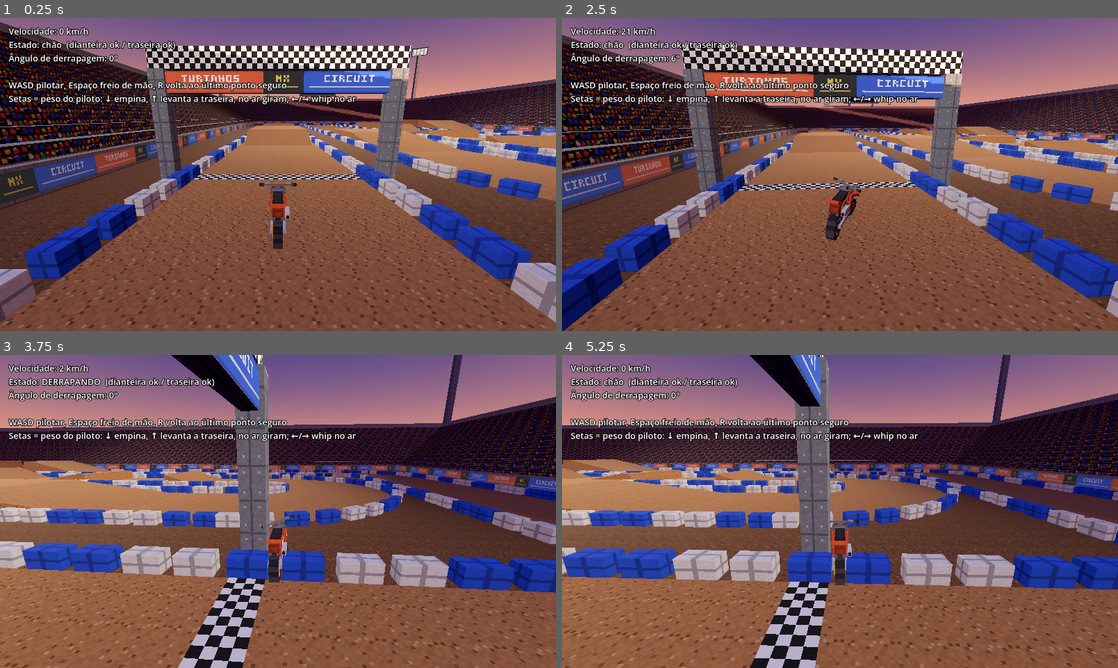
Above: before the commit, frames 1-4 (two rows, left to right).
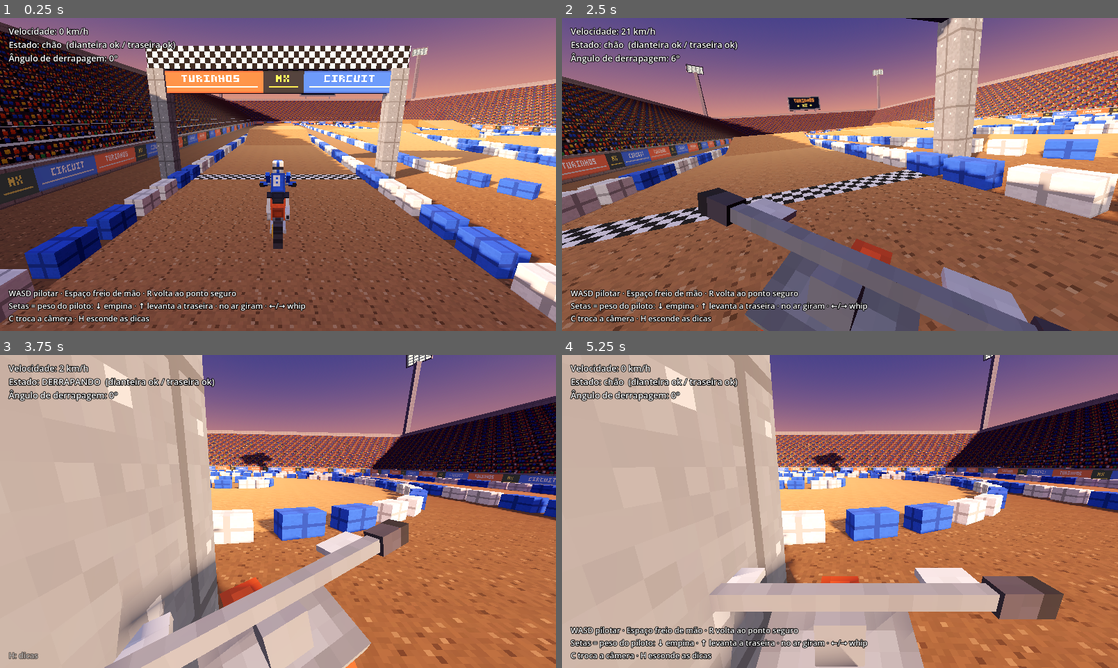
Above: after the commit, the same moments.

Repository: carvguilherme8/turinhos_circuit
Game: Godot game, scene res://scenes/tracks/stadium_circuit.tscn
Two runs of this game, one before a commit and one after it. Both use one fixed random seed, a clock stepped at 60 frames per second and the inputs below.
Inputs:
- Up to frame 1 (0.25 s): no input
- Up to frame 2 (2.5 s): hold D (direita) 0.53-1.28 s; hold H (alternar_dicas, bound only after the commit) 0.53-1.28 s; tap C (trocar_camera, bound only after the commit) at 0.8, 1.35, 2.3 s; hold Down (inclinar_tras) 1.28-2.03 s; tap H (alternar_dicas, bound only after the commit) at 1.55 s; tap Enter at 2 s; hold D (direita) from 2.03 s (still down); hold W (acelerar) from 2.03 s (still down)
- Up to frame 3 (3.75 s): release D (direita) at 2.78 s; release W (acelerar) at 2.78 s; hold Up (inclinar_frente) 2.78-3.53 s; tap S (frear) at 2.85 s; tap H (alternar_dicas, bound only after the commit) at 3.05 s; hold A (esquerda) from 3.53 s (still down); hold Space (freio_mao) from 3.53 s (still down)
- Up to frame 4 (5.25 s): tap C (trocar_camera, bound only after the commit) at 3.8 s; release Space (freio_mao) at 4.28 s; tap H (alternar_dicas, bound only after the commit) at 4.35 s; release A (esquerda) at 5.03 s; hold Down (inclinar_tras) from 5.03 s (still down); hold C (trocar_camera, bound only after the commit) from 5.03 s (still down)

The runs differ from the first frame. In frame 1, 26% of the frame differs, in the area x 1-100%, y 8-98%; in frame 2, 73%; in frame 3, 91%, in the area x 0-100%, y 0-100%; in frame 4, 90%.

Commit message:
feat: piloto voxel, câmera do guidão e dicas que podem ser escondidas
- Piloto voxel (tools/gen_rider.py, Blockbench + glb) em posição de ataque;
  o tronco inclina com o peso do piloto e acompanha inclinação e wheelie
- C (Back no controle) troca entre a câmera de perseguição e a do guidão;
  na do guidão o piloto some e só o guidão aparece girando
- H (direcional ↑) esconde/mostra as dicas de controle; a escolha fica salva
- gen_motocross aceita outros grupos (reutilizado pelo piloto)
- fix: sol das pistas apontava para cima (rotação gravada por colunas no .tscn,
  que usa linhas); agora ilumina o chão

Diff:
--- a/scenes/bike/bike.tscn
+++ b/scenes/bike/bike.tscn
@@ -1,8 +1,9 @@
-[gd_scene load_steps=7 format=3]
+[gd_scene load_steps=8 format=3]
 
 [ext_resource type="Script" path="res://scripts/bike/bike.gd" id="1_bike"]
 [ext_resource type="Resource" path="res://scenes/bike/stats/default_bike_stats.tres" id="2_stats"]
 [ext_resource type="PackedScene" path="res://assets/models/bikes/motocross/motocross.glb" id="3_model"]
+[ext_resource type="PackedScene" path="res://assets/models/riders/rider/rider.glb" id="4_rider"]
 
 [sub_resource type="PhysicsMaterial" id="PhysicsMaterial_body"]
 friction = 0.3
@@ -14,7 +15,7 @@
 [sub_resource type="BoxShape3D" id="BoxShape3D_body"]
 size = Vector3(0.5, 0.51, 1.2)
 
-[node name="Bike" type="RigidBody3D" node_paths=PackedStringArray("front_wheel", "rear_wheel", "steering", "fork_slider", "swingarm")]
+[node name="Bike" type="RigidBody3D" node_paths=PackedStringArray("front_wheel", "rear_wheel", "steering", "fork_slider", "swingarm", "rider", "rider_upper", "first_person_camera")]
 mass = 150.0
 physics_material_override = SubResource("PhysicsMaterial_body")
 gravity_scale = 1.6
@@ -27,6 +28,9 @@
 steering = NodePath("Visual/Model/motocross/fork")
 fork_slider = NodePath("Visual/Model/motocross/fork/fork_lower")
 swingarm = NodePath("Visual/Model/motocross/swingarm")
+rider = NodePath("Visual/Rider")
+rider_upper = NodePath("Visual/Rider/rider/upper")
+first_person_camera = NodePath("Visual/FirstPersonCamera")
 
 [node name="EngineShape" type="CollisionShape3D" parent="."]
 transform = Transform3D(1, 0, 0, 0, 0, 1, 0, -1, 0, 0, -0.15, 0)
@@ -48,3 +52,11 @@
 transform = Transform3D(1, 0, 0, 0, 1, 0, 0, 0, 1, 0, -0.69, 0)
 
 [node name="Model" parent="Visual" instance=ExtResource("3_model")]
+
+[node name="Rider" parent="Visual" instance=ExtResource("4_rider")]
+
+[node name="FirstPersonCamera" type="Camera3D" parent="Visual"]
+transform = Transform3D(1, 0, 0, 0, 0.970296, 0.241922, 0, -0.241922, 0.970296, 0, 1.62, 0.02)
+fov = 80.0
+near = 0.03
+far = 600.0
--- a/scenes/tracks/playground.tscn
+++ b/scenes/tracks/playground.tscn
@@ -1,10 +1,12 @@
-[gd_scene load_steps=14 format=3]
+[gd_scene load_steps=16 format=3]
 
 [ext_resource type="Script" path="res://scripts/tracks/ramp.gd" id="1_ramp"]
 [ext_resource type="PackedScene" path="res://scenes/bike/bike.tscn" id="2_bike"]
 [ext_resource type="Script" path="res://scripts/camera/chase_camera.gd" id="3_camera"]
 [ext_resource type="Script" path="res://scripts/ui/debug_hud.gd" id="4_hud"]
 [ext_resource type="Script" path="res://scripts/ui/landing_popup.gd" id="5_popup"]
+[ext_resource type="Script" path="res://scripts/ui/control_hints.gd" id="6_hints"]
+[ext_resource type="Script" path="res://scripts/camera/camera_switcher.gd" id="7_switcher"]
 
 [sub_resource type="ProceduralSkyMaterial" id="SkyMat"]
 sky_top_color = Color(0.29, 0.56, 0.85, 1)
@@ -54,7 +56,7 @@
 environment = SubResource("Env")
 
 [node name="Sun" type="DirectionalLight3D" parent="."]
-transform = Transform3D(0.866025, 0.000000, 0.500000, 0.383022, 0.642788, -0.663414, -0.321394, 0.766044, 0.556670, 0, 10, 0)
+transform = Transform3D(0.866025, 0.383022, -0.321394, 0.000000, 0.642788, 0.766044, 0.500000, -0.663414, 0.556670, 0, 10, 0)
 shadow_enabled = true
 
 [node name="Ground" type="StaticBody3D" parent="."]
@@ -236,3 +238,22 @@
 theme_override_font_sizes/font_size = 44
 script = ExtResource("5_popup")
 bike = NodePath("../../Bike")
+
+[node name="ControlHints" type="Label" parent="HUD"]
+anchor_top = 1.0
+anchor_bottom = 1.0
+offset_left = 20.0
+offset_top = -96.0
+offset_right = 1000.0
+offset_bottom = -16.0
+grow_vertical = 0
+vertical_alignment = 2
+theme_override_colors/font_outline_color = Color(0, 0, 0, 1)
+theme_override_constants/outline_size = 6
+theme_override_font_sizes/font_size = 18
+script = ExtResource("6_hints")
+
+[node name="CameraSwitcher" type="Node" parent="." node_paths=PackedStringArray("bike", "chase_camera")]
+script = ExtResource("7_switcher")
+bike = NodePath("../Bike")
+chase_camera = NodePath("../ChaseCamera")
--- a/scenes/tracks/stadium_circuit.tscn
+++ b/scenes/tracks/stadium_circuit.tscn
@@ -17,6 +17,8 @@
 [ext_resource type="Material" path="res://assets/materials/stadium/checker.tres" id="checker"]
 [ext_resource type="Material" path="res://assets/materials/stadium/metal.tres" id="metal"]
 [ext_resource type="Material" path="res://assets/materials/stadium/light_panel.tres" id="light_panel"]
+[ext_resource type="Script" path="res://scripts/ui/control_hints.gd" id="hints"]
+[ext_resource type="Script" path="res://scripts/camera/camera_switcher.gd" id="switcher"]
 
 [sub_resource type="ProceduralSkyMaterial" id="SkyMat"]
 sky_top_color = Color(0.16, 0.18, 0.42, 1)
@@ -44,7 +46,7 @@
 environment = SubResource("Env")
 
 [node name="Sun" type="DirectionalLight3D" parent="."]
-transform = Transform3D(0.5, 0, 0.866, 0.2676, 0.9511, -0.1545, -0.8236, 0.309, 0.4755, 0, 30, 0)
+transform = Transform3D(0.5, 0.2676, -0.8236, 0, 0.9511, 0.309, 0.866, -0.1545, 0.4755, 0, 30, 0)
 light_color = Color(1, 0.74, 0.52, 1)
 shadow_enabled = true
 directional_shadow_max_distance = 140.0
@@ -267,7 +269,7 @@
 offset_left = 20.0
 offset_top = 16.0
 offset_right = 620.0
-offset_bottom = 160.0
+offset_bottom = 100.0
 theme_override_colors/font_outline_color = Color(0, 0, 0, 1)
 theme_override_constants/outline_size = 6
 theme_override_font_sizes/font_size = 20
@@ -284,3 +286,22 @@
 theme_override_font_sizes/font_size = 44
 script = ExtResource("popup")
 bike = NodePath("../../Bike")
+
+[node name="ControlHints" type="Label" parent="HUD"]
+anchor_top = 1.0
+anchor_bottom = 1.0
+offset_left = 20.0
+offset_top = -96.0
+offset_right = 1000.0
+offset_bottom = -16.0
+grow_vertical = 0
+vertical_alignment = 2
+theme_override_colors/font_outline_color = Color(0, 0, 0, 1)
+theme_override_constants/outline_size = 6
+theme_override_font_sizes/font_size = 18
+script = ExtResource("hints")
+
+[node name="CameraSwitcher" type="Node" parent="." node_paths=PackedStringArray("bike", "chase_camera")]
+script = ExtResource("switcher")
+bike = NodePath("../Bike")
+chase_camera = NodePath("../ChaseCamera")
--- a/scripts/bike/bike.gd
+++ b/scripts/bike/bike.gd
@@ -34,6 +34,13 @@
 @export var fork_rake_degrees: float = 22.5
 @export var handlebar_angle_low_speed: float = 30.0
 @export var handlebar_angle_high_speed: float = 10.0
+## Piloto (some na câmera do guidão) e a parte de cima dele, que inclina com o peso.
+@export var rider: Node3D
+@export var rider_upper: Node3D
+## Inclinação do tronco do piloto com o peso todo para frente/trás.
+@export var rider_lean_degrees: float = 12.0
+## Câmera em cima do guidão (primeira pessoa).
+@export var first_person_camera: Camera3D
 
 ## Velocidade para frente (m/s), negativa em ré. Atualizada a cada passo de física.
 var forward_speed: float = 0.0
@@ -490,6 +497,10 @@
 	var rear_travel := clampf(_rear_wheel_y - _rear_wheel_rest_y, -0.3, 0.4)
 	swingarm.rotation.x = -asin(clampf(rear_travel / _swingarm_length, -0.9, 0.9))
 
+	if rider_upper:
+		var lean_back := _rider_pitch * deg_to_rad(rider_lean_degrees)
+		rider_upper.rotation.x = lerp_angle(rider_upper.rotation.x, lean_back, clampf(10.0 * delta, 0.0, 1.0))
+
 	var spin := -forward_speed / stats.wheel_radius * delta
 	front_wheel.rotate_x(spin)
 	rear_wheel.rotate_x(spin)
--- /dev/null
+++ b/scripts/camera/camera_switcher.gd
@@ -0,0 +1,30 @@
+extends Node
+## Alterna entre a câmera de perseguição e a câmera do guidão (ação "trocar_camera").
+## Na câmera do guidão o piloto fica escondido e só o guidão aparece girando.
+
+@export var bike: Bike
+@export var chase_camera: Camera3D
+
+var first_person: bool = false
+
+
+func _ready() -> void:
+	_apply()
+
+
+func _unhandled_input(event: InputEvent) -> void:
+	if event.is_action_pressed("trocar_camera"):
+		first_person = not first_person
+		_apply()
+		get_viewport().set_input_as_handled()
+
+
+func _apply() -> void:
+	if bike == null or bike.first_person_camera == null:
+		return
+	if first_person:
+		bike.first_person_camera.make_current()
+	elif chase_camera:
+		chase_camera.make_current()
+	if bike.rider:
+		bike.rider.visible = not first_person
--- a/scripts/core/game_input.gd
+++ b/scripts/core/game_input.gd
@@ -14,11 +14,15 @@
 	"inclinar_direita": [KEY_RIGHT],
 	"freio_mao": [KEY_SPACE],
 	"resetar_moto": [KEY_R],
+	"trocar_camera": [KEY_C],
+	"alternar_dicas": [KEY_H],
 	"pausar": [KEY_ESCAPE],
 }
 
 const PAD_BUTTONS := {
 	"freio_mao": JOY_BUTTON_A,
+	"trocar_camera": JOY_BUTTON_BACK,
+	"alternar_dicas": JOY_BUTTON_DPAD_UP,
 	"resetar_moto": JOY_BUTTON_Y,
 	"pausar": JOY_BUTTON_START,
 }
--- /dev/null
+++ b/scripts/ui/control_hints.gd
@@ -0,0 +1,38 @@
+extends Label
+## Dicas de controle no canto da tela. A ação "alternar_dicas" (H / direcional ↑) esconde ou
+## mostra; a escolha fica salva em user://settings.cfg para a próxima vez.
+
+const SETTINGS_PATH := "user://settings.cfg"
+const HINTS := """WASD pilotar · Espaço freio de mão · R volta ao ponto seguro
+Setas = peso do piloto: ↓ empina · ↑ levanta a traseira · no ar giram · ←/→ whip
+C troca a câmera · H esconde as dicas"""
+const COLLAPSED := "H: dicas"
+
+var _visible_hints: bool = true
+
+
+func _ready() -> void:
+	var config := ConfigFile.new()
+	if config.load(SETTINGS_PATH) == OK:
+		_visible_hints = bool(config.get_value("hud", "control_hints", true))
+	_apply()
+
+
+func _unhandled_input(event: InputEvent) -> void:
+	if event.is_action_pressed("alternar_dicas"):
+		_visible_hints = not _visible_hints
+		_apply()
+		_save()
+		get_viewport().set_input_as_handled()
+
+
+func _apply() -> void:
+	text = HINTS if _visible_hints else COLLAPSED
+	modulate.a = 1.0 if _visible_hints else 0.55
+
+
+func _save() -> void:
+	var config := ConfigFile.new()
+	config.load(SETTINGS_PATH)
+	config.set_value("hud", "control_hints", _visible_hints)
+	config.save(SETTINGS_PATH)
--- a/scripts/ui/debug_hud.gd
+++ b/scripts/ui/debug_hud.gd
@@ -9,10 +9,10 @@
 		return
 	var state := "chão" if bike.is_grounded() else "AR %.1fs" % bike.air_time
 	if bike.is_crashed:
-		state = "CAÍDA"
+		state = "CAIU"
 	elif bike.drift_amount > 0.3:
 		state = "DERRAPANDO"
-	text = "Velocidade: %d km/h\nEstado: %s  (dianteira %s / traseira %s)\nÂngulo de derrapagem: %d°\n\nWASD pilotar, Espaço freio de mão, R volta ao último ponto seguro\nSetas = peso do piloto: ↓ empina, ↑ levanta a traseira, no ar giram; ←/→ whip no ar" % [
+	text = "Velocidade: %d km/h\nEstado: %s  (dianteira %s / traseira %s)\nÂngulo de derrapagem: %d°" % [
 		roundi(bike.forward_speed * 3.6),
 		state,
 		"ok" if bike.front_grounded else "-",
Binary file added: assets/models/riders/rider/rider.glb
Not shown, added: assets/models/riders/rider/rider.glb.import
Binary file added: assets/models/riders/rider/rider.png
Not shown, added: assets/models/riders/rider/rider.png.import
Not shown: 1 places in scenes/tracks/stadium_circuit.tscn that only renumber resources
Not shown, added: scripts/camera/camera_switcher.gd.uid
Not shown, added: scripts/ui/control_hints.gd.uid
Not shown, changed: .gitignore
Not shown, removed: assets/models/riders/.gitkeep
Not shown, added: assets/models/riders/rider/rider.bbmodel
Not shown, changed: tools/gen_motocross.py
Not shown, added: tools/gen_rider.py
